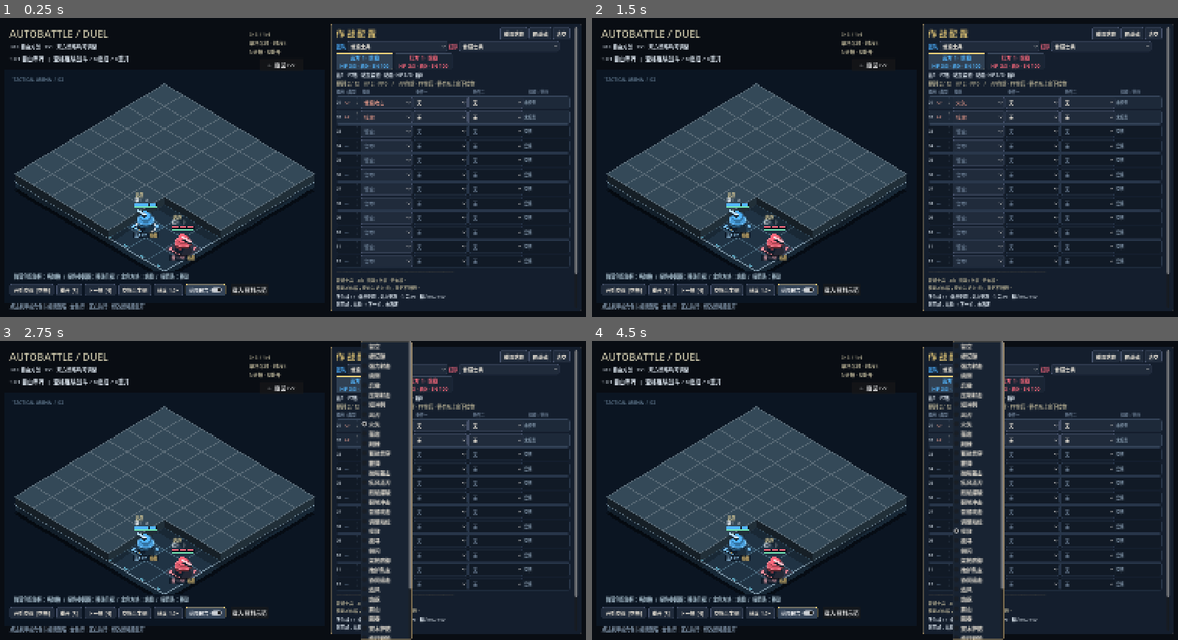
Above: before the commit, frames 1-4 (two rows, left to right).
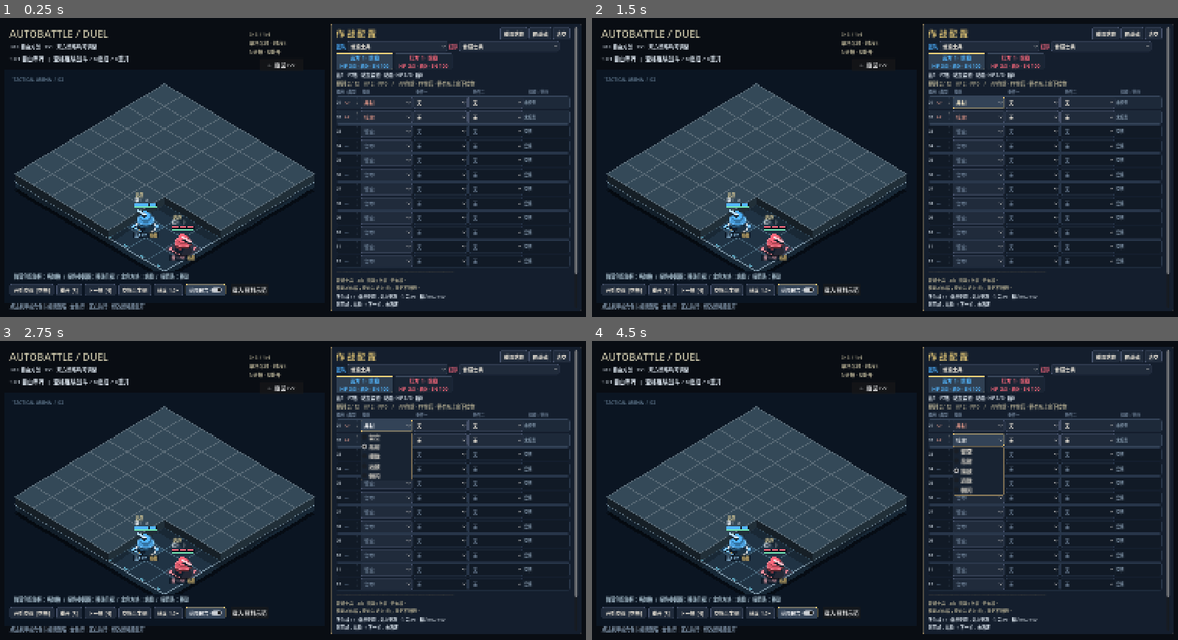
Above: after the commit, the same moments.

Repository: YuanTheouy/test-demo-autobattle
Game: Godot game, scene res://puzzle_arena.tscn
Same seed, same stepped clock (60 frames per second), same inputs: the game is played once before the commit and once after it.
Inputs (mouse positions are in pixels of both pictures, inside the frame that each line leads up to):
- Up to frame 1 (0.25 s): no input
- Up to frame 2 (1.5 s): click (978, 101) at 0.5 s, where only the run before the commit has a clickable "普通攻击"; click (978, 101) at 1.25 s, where only the run after the commit has a clickable "吊射"
- Up to frame 3 (2.75 s): click (386, 424) at 2 s, where only the run before the commit has a clickable "火矢"
- Up to frame 4 (4.5 s): click "无" at 2.75 s; click "无" at 3.5 s; click "接敌" at 4.25 s

The runs differ from the first frame. In frame 1, less than 0.1% of the frame differs, in the area x 62-66%, y 27-30%; in frame 2, 0.4%; in frame 3, 4.1%, in the area x 22-71%, y 0-100%; in frame 4, 4.1%.

Commit message:
仅开放基础移动侧闪吊射并隐藏未审核技能预设

Diff:
--- a/reports/beat-validation.json
+++ b/reports/beat-validation.json
@@ -362,7 +362,8 @@
 		"modifier works in either condition column; invalid nearest target does not hide another valid moving target",
 		"prediction preserves mandatory standing preparation",
 		"prediction demo preset and both condition columns survive editor rebuilding",
-		"seven-condition menu; skill-specific subsets; switching skills preserves valid filters and clears unsupported prediction; standing filter excludes recovery"
+		"seven-condition menu; skill-specific subsets; switching skills preserves valid filters and clears unsupported prediction; standing filter excludes recovery",
+		"player skill menus expose only lob/approach/retreat/dodge plus empty; legacy presets hidden; visible lob label and AP/PP add/delete work; hidden skills remain implemented"
 	],
 	"shooting": {
 		"checks": [
--- a/scripts/beat_battle.gd
+++ b/scripts/beat_battle.gd
@@ -3,6 +3,8 @@
 const Beat = preload("res://scripts/beat_simulation.gd")
 const BASE_PLAYBACK_RATE := 0.5
 const SOLDIER_PRESET := 9
+const PLAYER_SKILLS := ["留空", "普通攻击", "接敌", "远敌", "侧闪"]
+const PLAYER_PRESETS := [9, 10, 11, 12, 13, 14]
 const SIMPLE_CONDITIONS := ["无", "自己HP≤2", "敌人处于站立姿态", "敌人处于移动姿态", "敌人距离≤2格", "敌人距离≥3格", "沿移动方向预判1格"]
 # AP priorities from earlier benchmark, now without dodge; fifth demonstrates prediction.
 const DUEL_PRESET_NAMES := ["吊射→远敌", "接敌→吊射", "吊射→接敌", "近身远敌→吊射", "预判吊射→接敌"]
@@ -105,7 +107,7 @@
 			return
 
 func apply_preset(team: int, index: int) -> void:
-	if team < preset_menus.size(): preset_menus[team].select(index)
+	if team < preset_menus.size(): preset_menus[team].select(preset_menus[team].get_item_index(index))
 	super.apply_preset(team, index)
 	for member in range(2): add_stand_rule(loadouts[team * 2 + member])
 	rebuild_editor()
@@ -120,13 +122,20 @@
 		if node.text.begins_with("速度 "): node.tooltip_text = "新基准：1倍速每拍0.5秒；0.5倍每拍1秒；2倍每拍0.25秒。"
 	for node in get_children():
 		if node is Label and node.text == "AUTOBATTLE": node.text = "AUTOBATTLE / BEAT"
-	for picker in preset_menus:
-		picker.tooltip_text = "切换会重开战斗并保留布阵。末尾包含四套3×3实测策略及一套预判演示；AP从上到下检查，默认不配置侧闪。"
-		for offset in range(DUEL_PRESET_NAMES.size()):
-			var lines: Array[String] = []
-			for rule in DUEL_PRESET_AP[offset]:
-				lines.append(rule[0] + ("〔" + rule[1] + "〕" if rule[1] != "无" else "") + ("〔" + rule[2] + "〕" if rule[2] != "无" else ""))
-			picker.get_popup().set_item_tooltip(SOLDIER_PRESET + 1 + offset, "AP：" + " → ".join(lines) + "\nPP：空\n克制与出生位置有关；预判演示尚未做胜率评测。")
+	for team in range(preset_menus.size()):
+		var picker: OptionButton = preset_menus[team]
+		for connection in picker.item_selected.get_connections(): picker.item_selected.disconnect(connection.callable)
+		picker.clear()
+		for preset_id in PLAYER_PRESETS:
+			picker.add_item(preset_names()[preset_id], preset_id)
+			if preset_id > SOLDIER_PRESET:
+				var lines: Array[String] = []
+				for rule in DUEL_PRESET_AP[preset_id - SOLDIER_PRESET - 1]:
+					lines.append(skill_label(rule[0]) + ("〔" + rule[1] + "〕" if rule[1] != "无" else "") + ("〔" + rule[2] + "〕" if rule[2] != "无" else ""))
+				picker.get_popup().set_item_tooltip(picker.item_count - 1, "AP：" + " → ".join(lines) + "\nPP：空")
+		picker.select(picker.get_item_index(team_presets[team]))
+		picker.item_selected.connect(func(index): apply_preset(team, picker.get_item_id(index)))
+		picker.tooltip_text = "仅展示当前开放的基础配置；切换会重开战斗并保留布阵。"
 	update_beat_menus()
 	soldier_hint = text_label(self, "普通士兵对练\n3血 · 单格吊射1伤害\n射程4格 · 射击3拍 · 独立CD6拍\n无大招", 14)
 	soldier_hint.position = Vector2(700, 35)
@@ -169,12 +178,10 @@
 		for column in range(3):
 			var menu: OptionButton = menus[column]
 			if column == 0:
-				for label in ["站稳", "接敌", "远敌", "向左移动", "向右移动", "向上移动", "向下移动"]:
-					var found := false
-					for item in range(menu.item_count):
-						if menu.get_item_text(item) == label: found = true
-					if not found: menu.add_item(label)
-				for item in range(menu.item_count): menu.get_popup().set_item_tooltip(item, beat_help(menu.get_item_text(item)))
+				menu.clear()
+				for skill in PLAYER_SKILLS:
+					menu.add_item(skill_label(skill))
+					menu.get_popup().set_item_tooltip(menu.item_count - 1, beat_help(skill))
 			else:
 				menu.clear()
 				menu.add_theme_font_size_override("font_size", 13)
@@ -183,8 +190,11 @@
 					menu.get_popup().set_item_tooltip(menu.item_count - 1, condition_help(condition))
 				menu.disabled = not occupied
 			for item in range(menu.item_count):
-				if menu.get_item_text(item) == rule[column]: menu.select(item)
+				if menu.get_item_text(item) == (skill_label(rule[column]) if column == 0 else rule[column]): menu.select(item)
 			menu.tooltip_text = beat_help(rule[0]) if column == 0 else condition_help(rule[column])
+
+func skill_label(skill: String) -> String:
+	return "吊射" if skill == "普通攻击" else skill
 
 func condition_help(condition: String) -> String:
 	match condition:
@@ -222,6 +232,9 @@
 	return "%s：每发%d伤害 × %d发，%d精力；%s。前摇%d拍，释放%d拍，后摇%d拍，独立CD%d拍。%s" % [skill, beat_sim.damage_of(actual), hits_per_action, b …(230 unchanged characters)…
 
 func edit_rule_cell(index: int, column: int, value: String) -> void:
+	if column == 0:
+		if value == "吊射": value = "普通攻击"
+		if value not in PLAYER_SKILLS: return
 	super.edit_rule_cell(index, column, value)
 	skill_help.text = beat_help(value) if column == 0 else "条件：" + small_hp_condition(value)
 
--- a/scripts/beat_prediction_validation.gd
+++ b/scripts/beat_prediction_validation.gd
@@ -99,5 +99,24 @@
 	standing.units[2].mode = "后摇"
 	assert(not standing.condition(standing.units[0], 2, "敌人处于站立姿态", standing.units))
 	checks.append("seven-condition menu; skill-specific subsets; switching skills preserves valid filters and clears unsupported prediction; standing filter excludes recovery")
+	game.apply_preset(0, game.SOLDIER_PRESET + 5)
+	game.choose_editor_unit(0)
+	for row in game.editor_rows:
+		var skills: OptionButton = row.menus[0]
+		assert(skills.item_count == game.PLAYER_SKILLS.size())
+		for item in range(skills.item_count): assert(skills.get_item_text(item) == game.skill_label(game.PLAYER_SKILLS[item]))
+	for picker in game.preset_menus:
+		assert(picker.item_count == game.PLAYER_PRESETS.size())
+		for item in range(picker.item_count): assert(picker.get_item_id(item) in game.PLAYER_PRESETS)
+	var rows_before: Array = game.loadouts[0].duplicate(true).active
+	game.edit_rule_cell(0, 0, "火矢")
+	assert(game.loadouts[0].active == rows_before and Beat.DAMAGE.has("火矢"))
+	game.editor_rows[0].menus[0].item_selected.emit(1) # Visible label is 吊射, stored rule is 普通攻击.
+	assert(game.loadouts[0].active[0][0] == "普通攻击")
+	game.editor_rows[3].menus[0].item_selected.emit(4)
+	assert(game.loadouts[0].reaction == [["侧闪", "无", "无"]])
+	game.editor_rows[3].menus[0].item_selected.emit(0)
+	assert(game.loadouts[0].reaction.is_empty())
+	checks.append("player skill menus expose only lob/approach/retreat/dodge plus empty; legacy presets hidden; visible lob label and AP/PP add/delete work; hidden skills remain implemented")
 	print("PREDICTION PASSED: straight-move hit, stop/turn/dodge counterplay, fixed telegraph, invalid fallback and editor persistence")
 	return checks
--- a/scripts/beat_validation.gd
+++ b/scripts/beat_validation.gd
@@ -254,8 +254,8 @@
 	game.reset_round()
 	assert(game.units[0].cell == Vector2i(7, 7))
 	game.choose_editor_unit(0)
-	game.edit_rule_cell(0, 0, "站稳")
-	assert(game.loadouts[0].active[0][0] == "站稳" and game.units[0].cell == Vector2i(7, 7))
+	game.edit_rule_cell(0, 0, "接敌")
+	assert(game.loadouts[0].active[0][0] == "接敌" and game.units[0].cell == Vector2i(7, 7))
 	game.edit_rule_cell(0, 1, "自己HP≤2")
 	game.rebuild_editor()
 	assert(game.loadouts[0].active[0][1] == "自己HP≤2", "Beat-only conditions survive editor rebuilding")
--- a/scripts/puzzle_battle.gd
+++ b/scripts/puzzle_battle.gd
@@ -169,16 +169,16 @@
 	var candidate_ids := [5, 7, 3, 19]
 	for offset in range(candidate_ids.size()):
 		var preset_index := SOLDIER_PRESET + 1 + offset
-		assert(preset_menus[0].item_count == preset_names().size())
+		assert(preset_menus[0].item_count == PLAYER_PRESETS.size())
 		var pair := preset_loadouts(preset_index)
 		assert(pair[0] == {"active": benchmark.candidates[candidate_ids[offset]].rules.active, "reaction": []})
 		pair[0].active[0][1] = "自己HP≤2"
 		assert(pair[1] == {"active": benchmark.candidates[candidate_ids[offset]].rules.active, "reaction": []}, "Preset members must own separate rules")
 		var red_before: Dictionary = loadouts[2].duplicate(true)
-		preset_menus[0].item_selected.emit(preset_index)
+		preset_menus[0].item_selected.emit(preset_menus[0].get_item_index(preset_index))
 		assert(loadouts[0] == {"active": benchmark.candidates[candidate_ids[offset]].rules.active, "reaction": []} and loadouts[2] == red_before)
-		preset_menus[1].item_selected.emit(SOLDIER_PRESET + 1 + (offset + 1) % candidate_ids.size())
-		assert(preset_menus[0].selected == preset_index)
+		preset_menus[1].item_selected.emit(preset_menus[1].get_item_index(SOLDIER_PRESET + 1 + (offset + 1) % candidate_ids.size()))
+		assert(preset_menus[0].get_selected_id() == preset_index)
 		assert(units.filter(func(u): return u.enabled and u.hp > 0).size() == 2)
 		assert(units[0].cell == DUEL_SPAWNS[0] and units[2].cell == DUEL_SPAWNS[2])
 		started = true
Binary file changed: reports/puzzle-preview.png
Not shown, changed: README.md
Not shown, changed: docs/beat-combat.md
